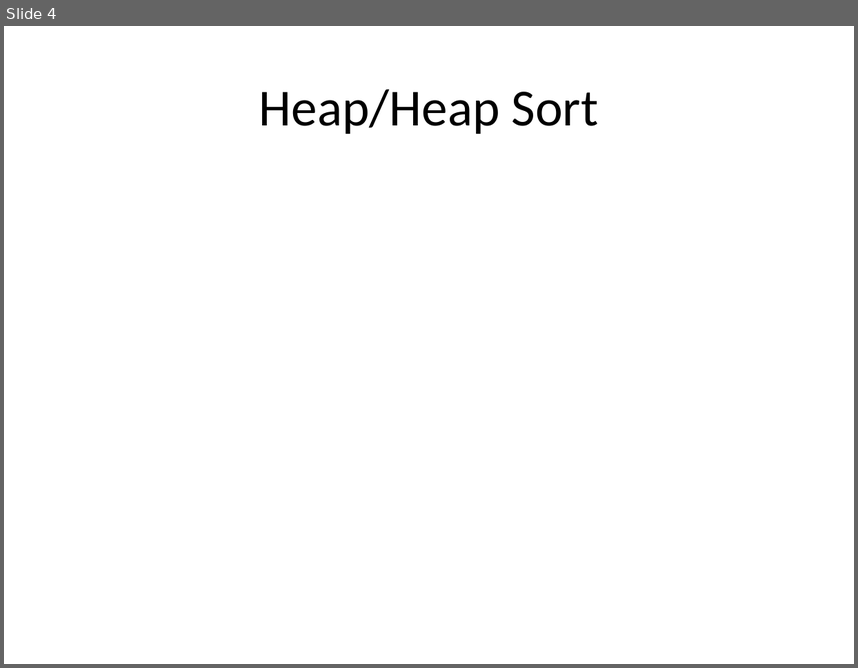
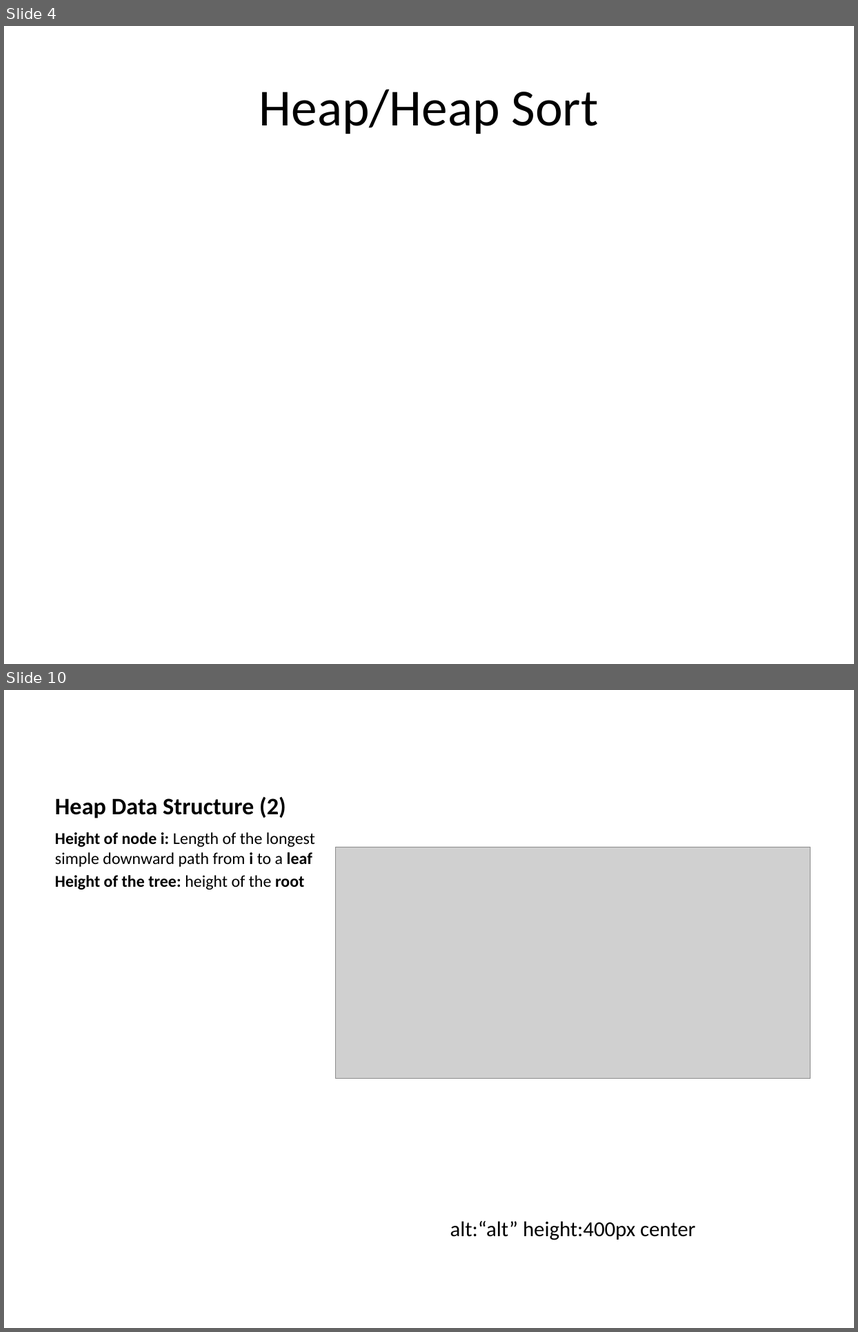
Before and after one commit to ucoruh/ce100-algorithms-and-programming-II, a slide deck: docs/week-4/ce100-week-4-heap.md_word.pptx. Shown one above the other, each under a label of ours: slide 4 before the commit, slides 4 and 10 after it; the slides between them are not shown. The pictures are 858x668 and 858x1332 pixels, drawn with LibreOffice and Linux fonts; fonts in the diff are those of the drawing; grey boxes stand for pictures. Boxes give left, top, right and bottom in pixels: in the first picture for what was removed or moved away, otherwise in the second. Text is boxed around its words. In the diff, an @@ line names an element or a change of style, - is before the commit and + after.

```diff
--- a/docs/week-4/ce100-week-4-heap.md_word.pptx
+++ b/docs/week-4/ce100-week-4-heap.md_word.pptx
@@ slide 10 added at (4, 690, 854, 1328), background #FFFFFF @@
@@ title added at (55, 796, 286, 818), 20 pt, text #000000, bold @@
+Heap Data Structure (2)
@@ text added at (55, 832, 315, 889), 14 pt, text #000000 @@
+Height of node i: Length of the longest simple downward path from i to a leaf
+Height of the tree: height of the root
@@ picture added at (335, 847, 810, 1078) @@
@@ text added at (450, 1221, 695, 1240), 18 pt, text #000000 @@
+alt:“alt” height:400px center
```
Also in this commit, not shown: 2 slides changed, 32 other slides added, 25 other files.
